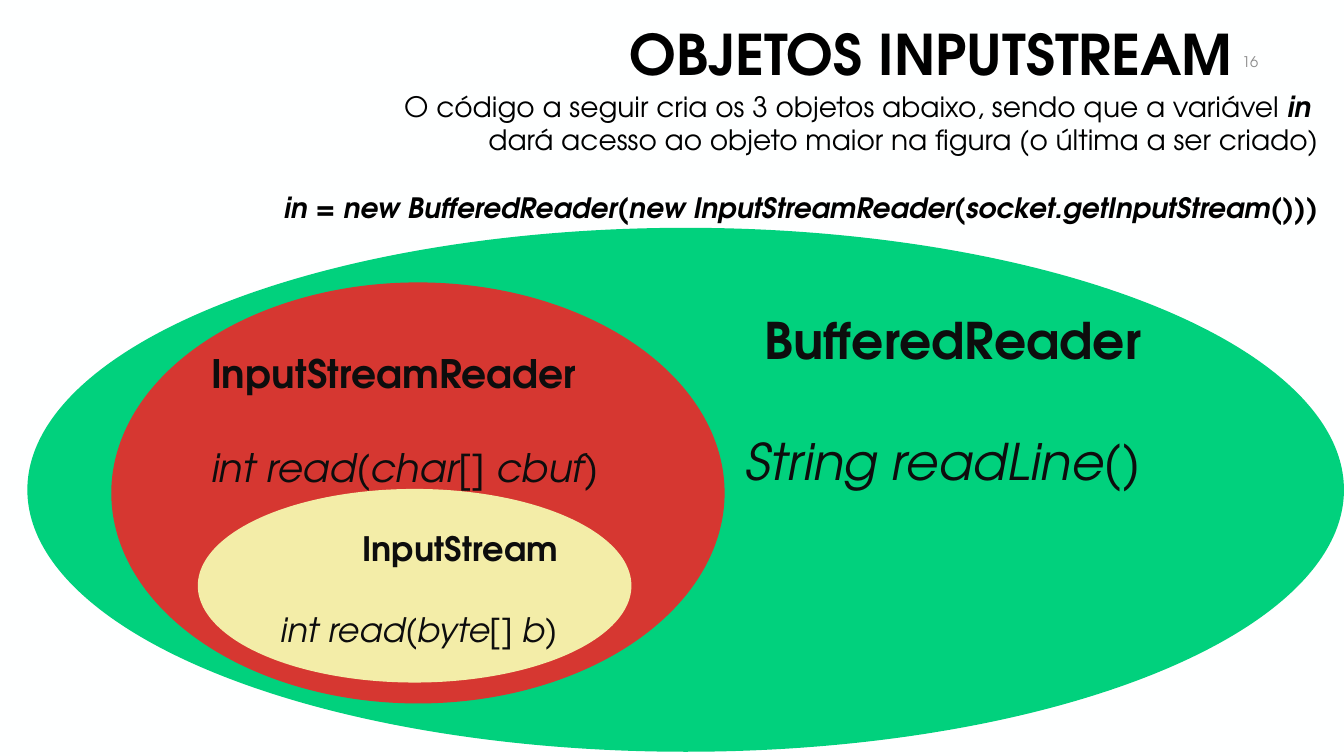
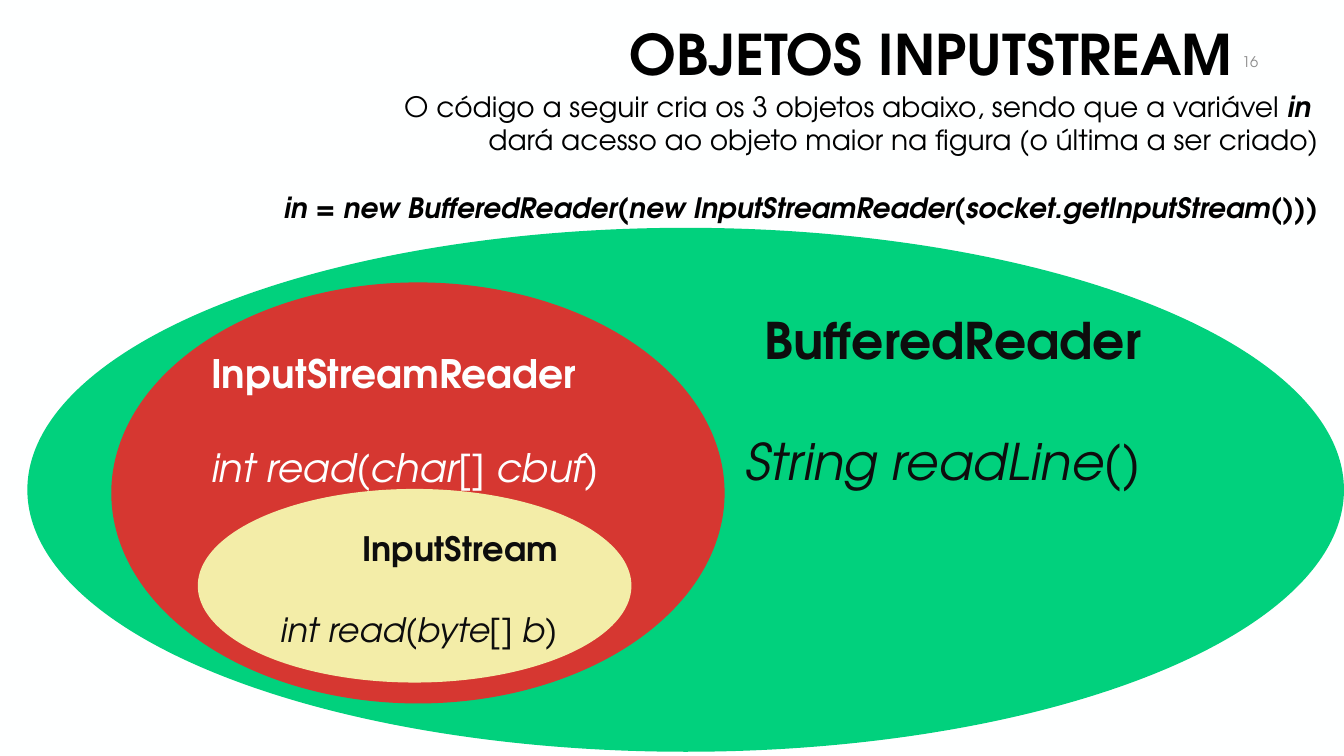
Before and after one commit to manoelcampos/sd-java-socket-chat, a slide deck: slide 16 of chat-sockets.pptx. Drawn at 1344x756 pixels with LibreOffice and Linux fonts; fonts in the diff are those of the drawing; background and template pictures are left out. Boxes give left, top, right and bottom in pixels: in the first picture for what was removed or moved away, otherwise in the second. Text is boxed around its words. In the diff, an @@ line names an element or a change of style, - is before the commit and + after.

```diff
--- a/chat-sockets.pptx
+++ b/chat-sockets.pptx
@@ ellipse "InputStreamReader" at bbox=[111, 282, 724, 704]: text colour #0D0D0D to #FEFFFF @@
```
Also in this commit, not shown: 1 other slide changed.
